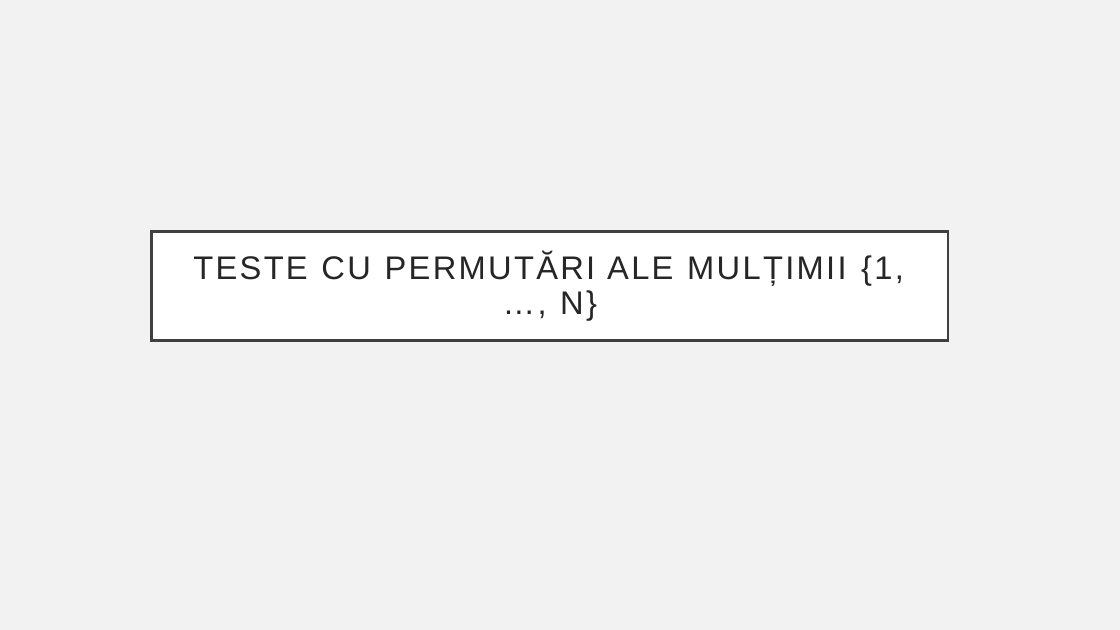
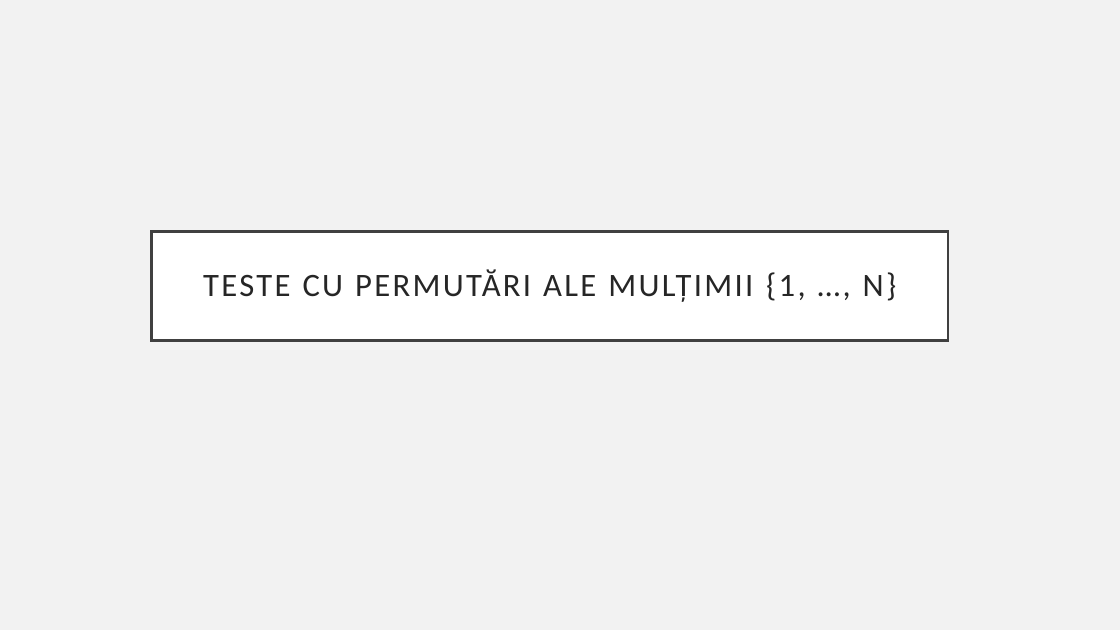
Before and after one commit to AndreiDogarel/Test-Sorting-Algorithms, a slide deck: slide 2 of Proiect1_SD.pptx. Drawn at 1120x630 pixels with LibreOffice and Linux fonts; fonts in the diff are those of the drawing. Boxes give left, top, right and bottom in pixels: in the first picture for what was removed or moved away, otherwise in the second. Text is boxed around its words. In the diff, an @@ line names an element or a change of style, - is before the commit and + after.

```diff
--- a/Proiect1_SD.pptx
+++ b/Proiect1_SD.pptx
@@ title "TESTE CU PERMUTĂRI ALE MULȚIMII ..." at (152, 232, 949, 341): font Arial to Calibri @@
```
Also in this commit, not shown: 7 other slides changed, 3 slides added, 1 slide removed, 1 other file.
